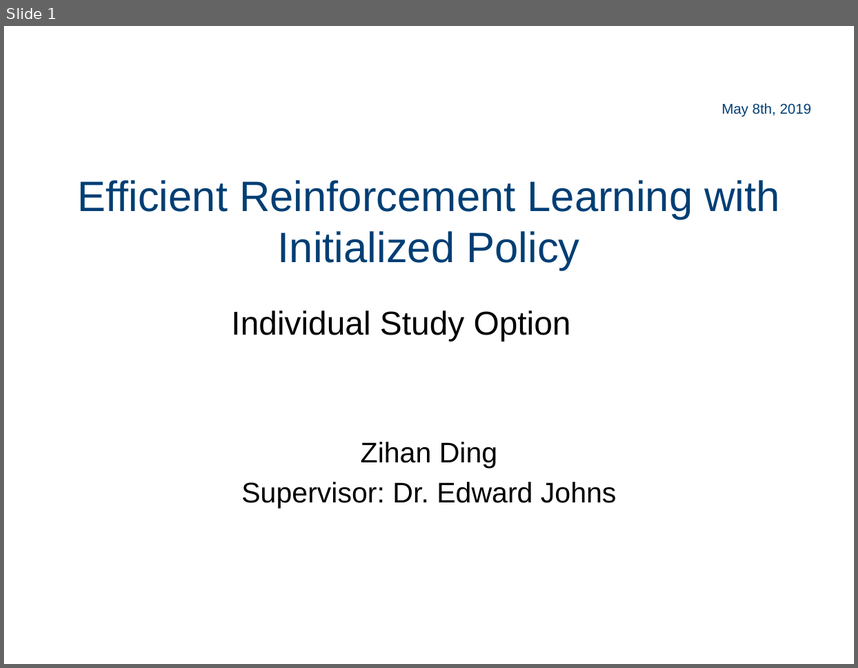
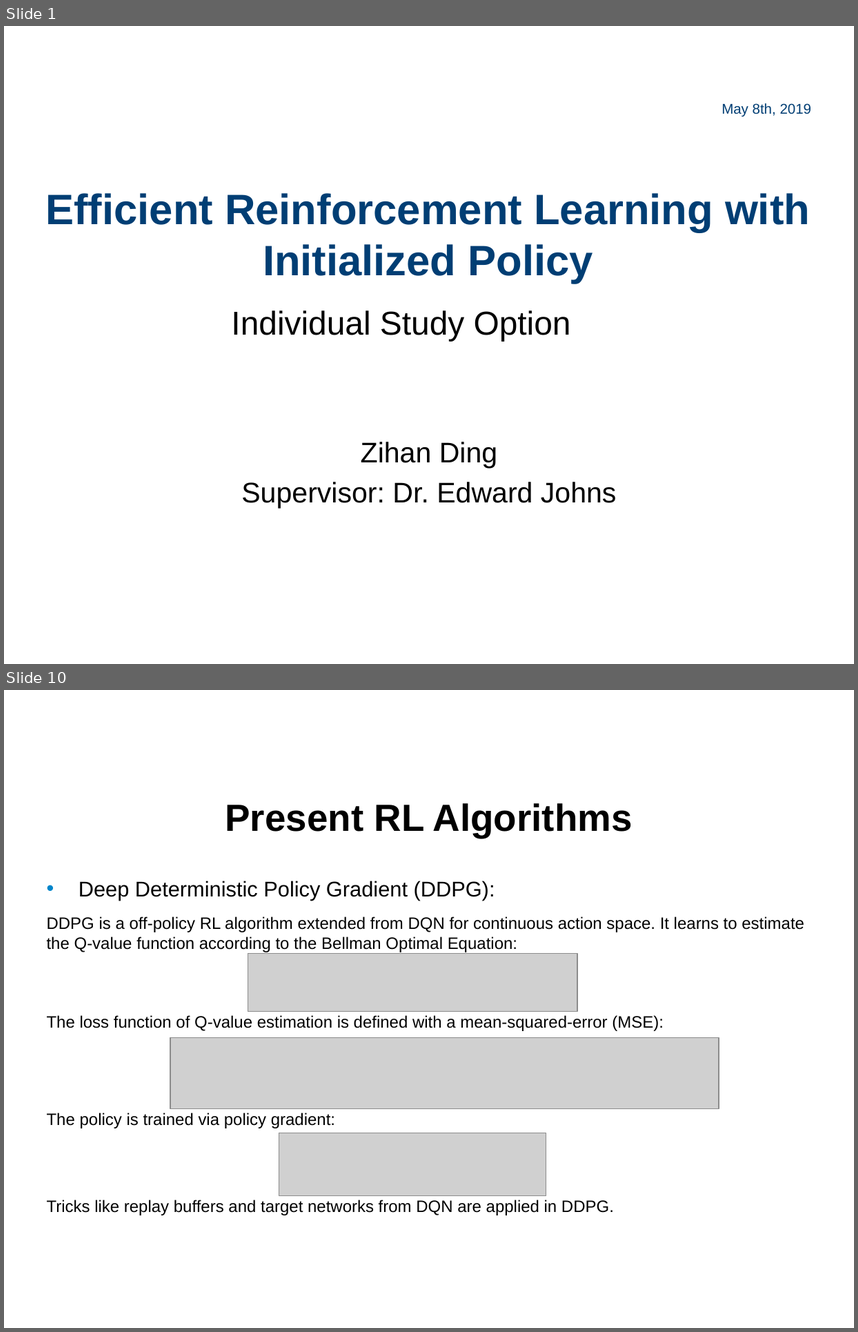
Before and after one commit to quantumiracle/Benchmark-Efficient-Reinforcement-Learning-with-Demonstrations, a slide deck: document/PPT/ISO_pre.pptx. Shown one above the other, each under a label of ours: slide 1 before the commit, slides 1 and 10 after it; the slides between them are not shown. The pictures are 858x668 and 858x1332 pixels, drawn with LibreOffice and Linux fonts; fonts in the diff are those of the drawing; grey boxes stand for pictures; background and template pictures are left out. Boxes give left, top, right and bottom in pixels: in the first picture for what was removed or moved away, otherwise in the second. Text is boxed around its words. In the diff, an @@ line names an element or a change of style, - is before the commit and + after.

```diff
--- a/document/PPT/ISO_pre.pptx
+++ b/document/PPT/ISO_pre.pptx
@@ slide 10 added at <box>4,690,854,1328</box>, background picture (left out) @@
@@ title added at <box>225,803,633,838</box>, 32 pt, text #000000, bold @@
+Present RL Algorithms
@@ text added at <box>79,880,495,900</box>, 18 pt, text #000000 @@
+• Deep Deterministic Policy Gradient (DDPG):
@@ text added at <box>47,916,804,952</box>, 14 pt, text #000000 @@
+DDPG is a off-policy RL algorithm extended from DQN for continuous action space. It learns to estimate the Q-value function according to the Bellman Optimal Equation:
@@ picture added at <box>248,954,578,1012</box> @@
@@ text added at <box>47,1015,664,1031</box>, 14 pt, text #000000 @@
+The loss function of Q-value estimation is defined with a mean-squared-error (MSE):
@@ picture added at <box>170,1038,719,1109</box> @@
@@ text added at <box>47,1112,335,1128</box>, 14 pt, text #000000 @@
+The policy is trained via policy gradient:
@@ picture added at <box>279,1133,546,1195</box> @@
@@ text added at <box>47,1199,614,1215</box>, 14 pt, text #000000 @@
+Tricks like replay buffers and target networks from DQN are applied in DDPG.
@@ slide 1 changed as well @@
@@ title "Efficient Reinforcement Learning with Initialized ...": place and size @@
-title "Efficient Reinforcement Learning with Initialized ..." at <box>77,180,780,270</box>
+title "Efficient Reinforcement Learning with Initialized ..." at <box>45,193,810,283</box>
@@ title "Efficient Reinforcement Learning with Initialized ..." at <box>45,193,810,283</box>: bold on @@
```
Also in this commit, not shown: 1 other slide changed, 32 other slides added, 7 slides removed, 26 other files.
